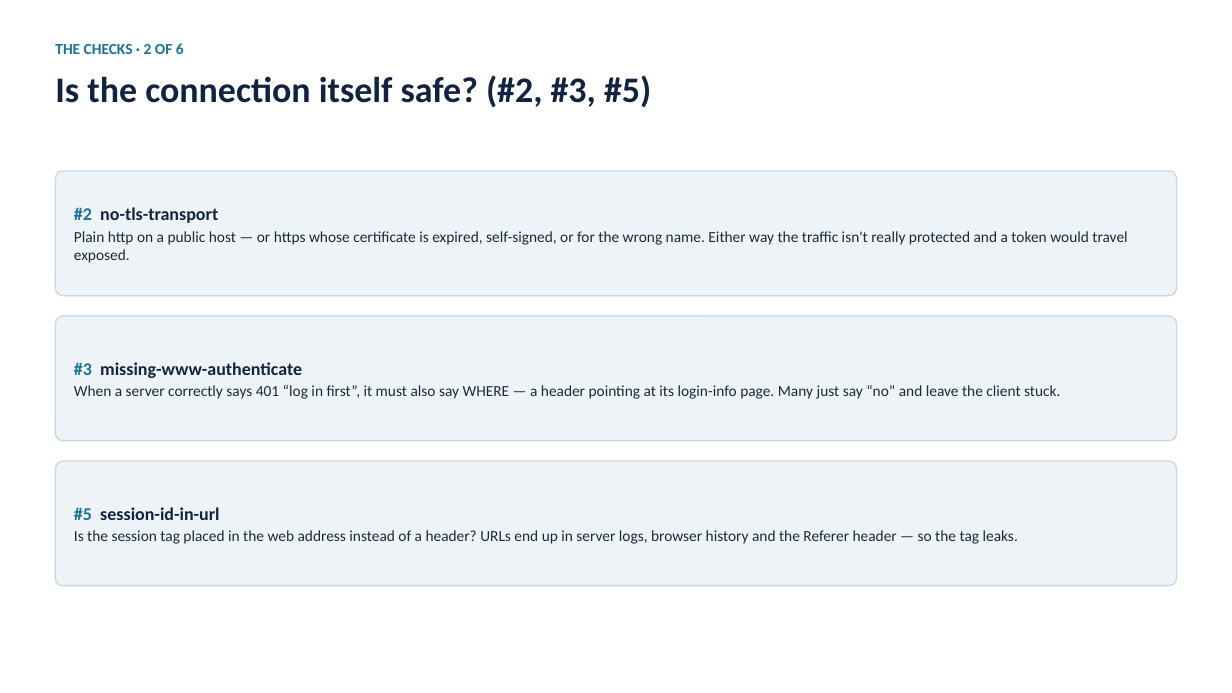
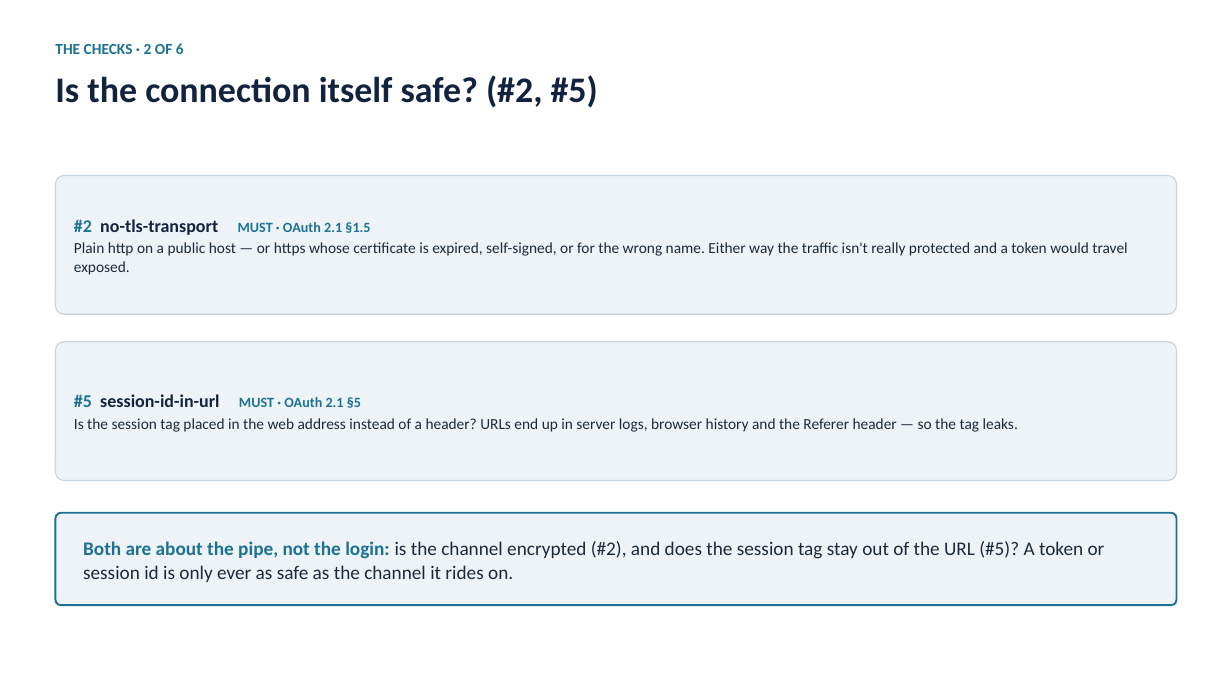
Before and after one commit to yamitkfir/YamAmit-MCP-auth, a slide deck: slide 12 of MCP-auth-slides.pptx. Drawn at 1232x693 pixels with LibreOffice and Linux fonts; fonts in the diff are those of the drawing. Boxes give left, top, right and bottom in pixels: in the first picture for what was removed or moved away, otherwise in the second. Text is boxed around its words. In the diff, an @@ line names an element or a change of style, - is before the commit and + after.

```diff
--- a/MCP-auth-slides.pptx
+++ b/MCP-auth-slides.pptx
@@ text at <box>55,75,598,108</box>: text changed @@
-Is the connection itself safe? (#2, #3, #5)
+Is the connection itself safe? (#2, #5)
@@ rounded rectangle: place and size @@
-rounded rectangle at <box>55,171,1177,296</box>
+rounded rectangle at <box>55,176,1177,314</box>
@@ text at <box>74,219,370,235</box>: text changed; text colour #12233F to #1C7293 @@
-#2 no-tls-transport
+#2 no-tls-transport MUST · OAuth 2.1 §1.5
@@ rounded rectangle: place and size @@
-rounded rectangle at <box>55,316,1177,441</box>
+rounded rectangle at <box>55,342,1177,481</box>
@@ text "#5 session-id-in-url MUST · OAuth ...": place and size @@
-text "#5 session-id-in-url MUST · OAuth ..." at <box>74,507,1018,544</box>
+text "#5 session-id-in-url MUST · OAuth ..." at <box>74,394,1018,432</box>
@@ text removed at <box>74,362,1060,399</box> @@
-#3 missing-www-authenticate
-When a server correctly says 401 “log in first”, it must also say WHERE — a header pointing at its login-info page. Many just say “no” and leave the client stuck.
@@ text at <box>74,394,361,408</box>: text changed; text colour #12233F to #1C7293 @@
-#5 session-id-in-url
+#5 session-id-in-url MUST · OAuth 2.1 §5
@@ rounded rectangle: place and size @@
-rounded rectangle at <box>55,461,1177,586</box>
+rounded rectangle at <box>55,513,1177,605</box>
@@ rounded rectangle at <box>55,513,1177,605</box>: outline #C9D6E2 1 pt to #1C7293 1.5 pt @@
@@ text added at <box>83,541,1105,582</box>, 15 pt, text #1B2A3A @@
+Both are about the pipe, not the login: is the channel encrypted (#2), and does the session tag stay out of the URL (#5)? A token or session id is only ever as safe as the channel it rides on.
```
Also in this commit, not shown: 23 other slides changed, 1 slide added, 1 slide removed.
